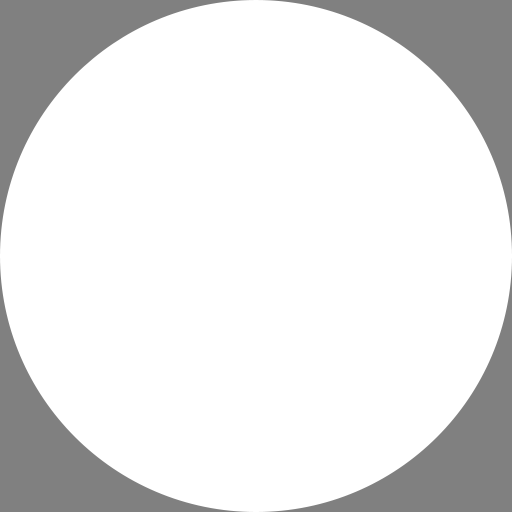
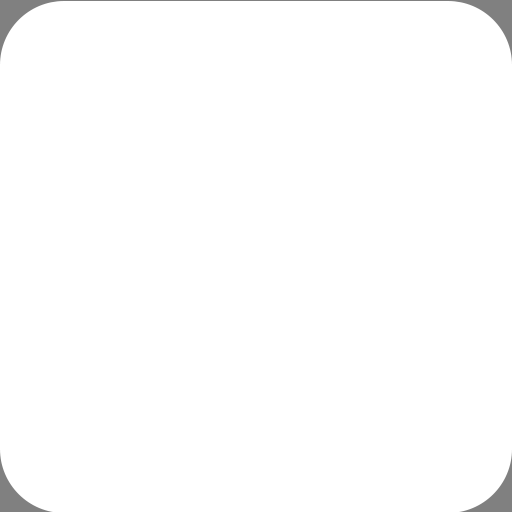
Revision of a layered 512x512 image; what changed, layer by layer:
added layer "Rounded Square" above "Square" over [0, 1, 512, 512]
renamed "Ellipse 1" to "Circle", hid it over [0, 0, 512, 512]
